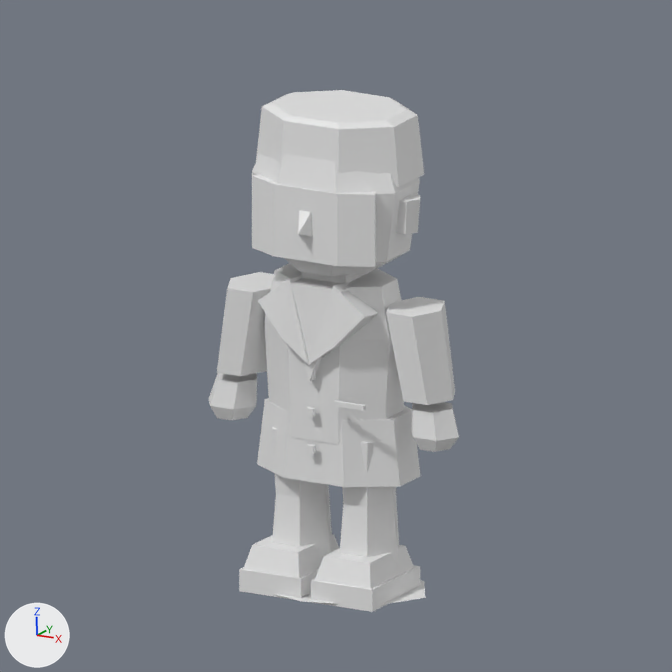
The Blender file port/characters/assets/models/tech/tech.blend as it was, and as the next commit left it.
Rendered twice from the file's camera 'Character camera'. Lighting does not change. The marker at lower left points along +X, +Y and +Z. The older version comes first. Materials are left out; every surface is plain grey.

The older version as bpy lines, for what is in view:
```python
ob_tech___coat_button = bpy.data.objects.new('tech · coat button', me_tech_coat_button)
ob_tech___coat_button.location = (0.0, -0.224, 0.69)
ob_tech___coat_button_001 = bpy.data.objects.new('tech · coat button.001', me_tech_coat_button_001)
ob_tech___coat_button_001.location = (0.0, -0.224, 0.86)
ob_tech___coat_pocket = bpy.data.objects.new('tech · coat pocket', me_tech_coat_pocket)
ob_tech___coat_pocket.location = (0.2, -0.237, 0.92)
ob_tech___coat_skirt = bpy.data.objects.new('tech · coat_skirt', me_part_coat_skirt)
ob_tech___coat_skirt.location = (0.0, 0.0, 0.0)
ob_tech___neck = bpy.data.objects.new('tech · neck', me_part_neck)
ob_tech___neck.location = (0.0, 0.0, 1.47)
ob_tech___shoe = bpy.data.objects.new('tech · shoe', me_part_shoe)
ob_tech___shoe.location = (-0.18, -0.065, 0.15)
ob_tech___sole = bpy.data.objects.new('tech · sole', me_part_sole)
ob_tech___sole.location = (-0.18, -0.055, 0.055)
ob_tech___sole_001 = bpy.data.objects.new('tech · sole.001', me_part_sole)
ob_tech___sole_001.location = (0.18, -0.055, 0.055)
ob_tech___trousers = bpy.data.objects.new('tech · trousers', me_part_trousers)
ob_tech___trousers.location = (-0.17, 0.0, 0.14)
# also in view: 'tech · sleeve_long.001' at (0.43, 0.0, 1.14); 'tech · trousers.001' at (0.17, 0.0, 0.43); 'tech · exterior head' at (0.0, 0.0, 1.8); 'tech · shoe.001' at (0.18, -0.06, 0.15); 'tech · hand' at (-0.51, -0.02, 0.81)
```
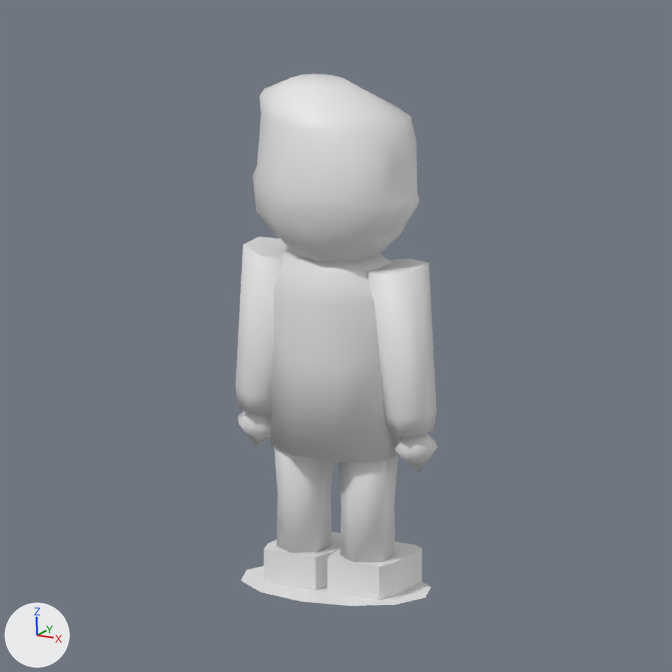
Where the change shows, as pixel boxes (x1, y1, x2, y2) in the pictures (672 x 672 px):
'head scalp ears nose', added
    after: (253, 74, 419, 262)
'tech · torso', shown
    after: (270, 250, 401, 462)
'tech · exterior torso', deleted
    before: (258, 263, 404, 444)
'tech · exterior head', deleted
    before: (252, 153, 420, 276)
'tech · flat_hair', deleted
    before: (256, 90, 424, 187)
'joined sleeve hand.001', added
    after: (366, 258, 437, 472)
'trousers shoe.001', added
    after: (327, 454, 422, 600)
'tech · coat_skirt', deleted
    before: (257, 398, 421, 487)
'trousers shoe', added
    after: (264, 446, 341, 590)
'joined sleeve hand', added
    after: (236, 237, 291, 447)
'tech · sleeve_long.001', deleted
    before: (386, 297, 455, 405)
'tech · sleeve_long', deleted
    before: (217, 272, 274, 376)
'tech · trousers.001', deleted
    before: (340, 442, 399, 567)
'tech · trousers', deleted
    before: (272, 427, 332, 558)
'tech · shoe.001', deleted
    before: (315, 545, 414, 589)
'tech · sole.001', deleted
    before: (311, 565, 420, 612)
'tech · shadow', reshaped
    before: (272, 580, 425, 605)
    after: (241, 566, 431, 606)
'tech · shoe', deleted
    before: (243, 534, 339, 578)
'tech · hand.001', deleted
    before: (411, 402, 459, 452)
'tech · hand', deleted
    before: (209, 373, 257, 420)
'tech · sole', deleted
    before: (239, 567, 319, 600)
'tech · ear.001', deleted
    before: (396, 194, 420, 235)
'tech · neck', deleted
    before: (302, 272, 365, 284)
'tech · nose', deleted
    before: (298, 210, 312, 236)
'tech · coat pocket', deleted
    before: (334, 400, 365, 411)
'tech · coat button.001', deleted
    before: (307, 407, 316, 417)
'tech · coat button', deleted
    before: (307, 444, 316, 454)
part 1 of me_part_torso_001, cut back
    after: (270, 250, 401, 462)

The change in detail:
me_part_torso_001 is used by ob_tech___torso; location (0.0, 0.0, 0.0).
me_part_torso_001 had 24 vertices, 18 faces and spanned x -0.314..0.314, y -0.199..0.199, z 0.72..1.43.
me_part_torso_001 now has 42 vertices, 48 faces and spans x -0.286..0.286, y -0.203..0.203, z 0.64..1.575.
me_part_torso_001 part 1: the whole mesh is rebuilt.
me_part_torso_001 part 2: the surface is now shaded smooth.
me_part_shadow is used by ob_tech___shadow; location (0.0, 0.0, 0.0).
me_part_shadow had 8 vertices, 1 face and spanned x -0.45..0.45, y -0.32..0.32, z 0.018.
me_part_shadow now has 13 vertices, 12 faces and spans x -0.45..0.45, y -0.32..0.32, z 0.018.
Part 3, on me_part_shadow:
4 vertices are removed from x -0.318..0.318, y -0.226..0.226, z 0.018.
1 face is deleted.
9 vertices are added at x -0.39..0.39, y -0.277..0.277, z 0.018.
12 new faces join them.
Mesh me_trousers_shoe_001 is new.
It has 46 vertices, 56 faces and spans x 0.005..0.315, y -0.145..0.25, z 0.0..0.76.
Mesh me_joined_sleeve_hand_001 is new.
It has 28 vertices, 36 faces and spans x 0.161..0.503, y -0.145..0.145, z 0.582..1.526.
Mesh me_trousers_shoe is new.
It has 46 vertices, 56 faces and spans x -0.315..-0.005, y -0.145..0.25, z 0.0..0.76.
Mesh me_joined_sleeve_hand is new.
It has 28 vertices, 36 faces and spans x -0.503..-0.161, y -0.145..0.145, z 0.582..1.526.
Mesh me_head_scalp_ears_nose is new.
It has 104 vertices, 126 faces and spans x -0.42..0.42, y -0.3..0.38, z 1.54..2.31.
Object 'tech · torso' (ob_tech___torso) is now shown.
Object 'tech · neck' (ob_tech___neck) is deleted.
Object 'tech · coat_skirt' (ob_tech___coat_skirt) is deleted.
Object 'tech · coat button' (ob_tech___coat_button) is deleted.
Object 'tech · coat button.001' (ob_tech___coat_button_001) is deleted.
Object 'tech · coat pocket' (ob_tech___coat_pocket) is deleted.
Object 'tech · trousers' (ob_tech___trousers) is deleted.
Object 'tech · sole' (ob_tech___sole) is deleted.
Object 'tech · shoe' (ob_tech___shoe) is deleted.
Object 'tech · sleeve_long' (ob_tech___sleeve_long) is deleted.
Object 'tech · hand' (ob_tech___hand) is deleted.
Object 'tech · trousers.001' (ob_tech___trousers_001) is deleted.
Object 'tech · sole.001' (ob_tech___sole_001) is deleted.
Object 'tech · shoe.001' (ob_tech___shoe_001) is deleted.
Object 'tech · sleeve_long.001' (ob_tech___sleeve_long_001) is deleted.
Object 'tech · hand.001' (ob_tech___hand_001) is deleted.
Object 'tech · nose' (ob_tech___nose) is deleted.
Object 'tech · ear.001' (ob_tech___ear_001) is deleted.
Object 'tech · flat_hair' (ob_tech___flat_hair) is deleted.
Object 'tech · exterior torso' (ob_tech___exterior_torso) is deleted.
Object 'tech · exterior head' (ob_tech___exterior_head) is deleted.
Object 'trousers shoe.001' (ob_trousers_shoe_001) is new; it shows me_trousers_shoe_001.
Its location is (0.0, 0.0, 0.0).
Object 'joined sleeve hand.001' (ob_joined_sleeve_hand_001) is new; it shows me_joined_sleeve_hand_001.
Its location is (0.0, 0.0, 0.0).
Object 'trousers shoe' (ob_trousers_shoe) is new; it shows me_trousers_shoe.
Its location is (0.0, 0.0, 0.0).
Object 'joined sleeve hand' (ob_joined_sleeve_hand) is new; it shows me_joined_sleeve_hand.
Its location is (0.0, 0.0, 0.0).
Object 'head scalp ears nose' (ob_head_scalp_ears_nose) is new; it shows me_head_scalp_ears_nose.
Its location is (0.0, 0.0, 0.0).
